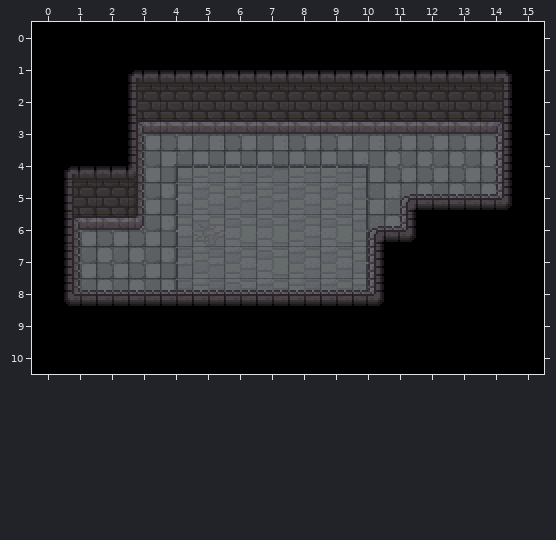
An edit to a level. Tiled map (JSON), assets/maps/map-shop-1.tmj. That is the earlier state.
Cells are 16x16 px. Shown: x 0..15, y 0..10.
The result:
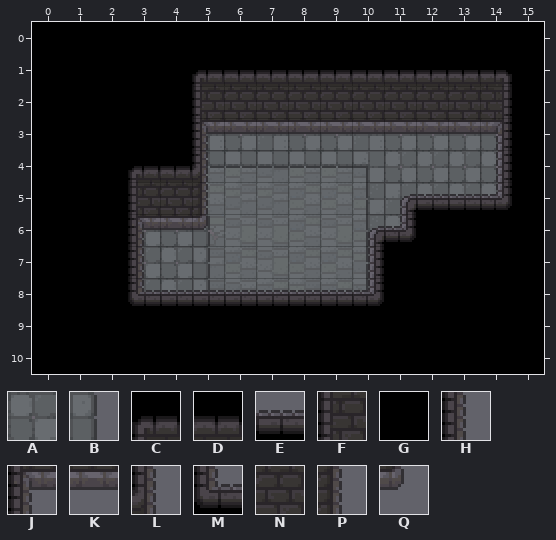
Key: from "floor1": A 34, B 67; from "walls1": C 0, D 1, E 4, F 32, G 36, H 37, J 64, K 65, L 69, M 96, N 100, P 101, Q 133.
_ is an empty cell.
Difference:
Layer "floor-upper":
The author changed tile B to tile A in rows 6 to 8 at x 4.
Tile B now appears in rows 6 to 8 at x 5.
Layer "walls-lower":
The author changed tile D to tile C in row 1 at x 5.
The author changed tile L to tile C in row 4 at x 3.
Tile D now appears in row 4 at x 4.
The author changed tile N to tile F in row 2 at x 5.
The author changed tile P to tile F in row 5 at x 3.
The author changed tile C to tile G in row 1 at x 3; in row 4 at x 1.
The author changed tile D to tile G in row 1 at x 4; in row 4 at x 2.
The author changed tile E to tile G in row 8 at x 2.
The author changed tile F to tile G in row 2 at x 3; in row 5 at x 1.
The author changed tile H to tile G in row 7 at x 1.
The author changed tile J to tile G in row 3 at x 3; in row 6 at x 1.
The author changed tile K to tile G in row 3 at x 4; in row 6 at x 2.
The author changed tile M to tile G in row 8 at x 1.
The author changed tile N to tile G in row 2 at x 4; in row 5 at x 2.
Tile G now appears in row 7 at x 2.
Tile H now appears in row 7 at x 3.
The author changed tile K to tile J in row 3 at x 5.
The author changed tile Q to tile J in row 6 at x 3.
Tile K now appears in row 6 at x 4.
Tile L now appears in row 4 at x 5.
The author changed tile E to tile M in row 8 at x 3.
Tile N now appears in row 5 at x 4.
Tile P now appears in row 5 at x 5.
Tile Q now appears in row 6 at x 5.
Where, in picture pixels (left, top, right, bottom), the same in both pictures:
changed: (64, 70, 216, 306)
